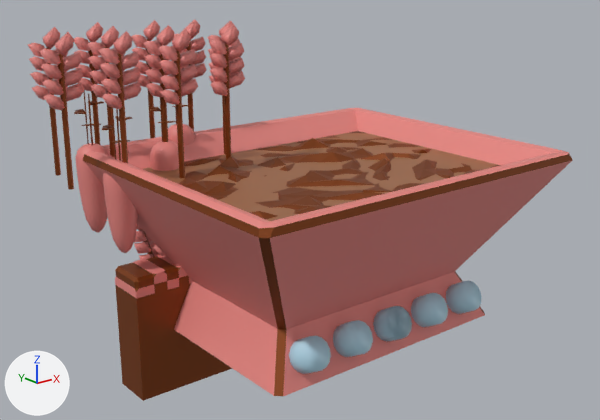
Two versions of the Blender file Assets/Models/Botany.blend, one commit apart.
Rendered twice from a 50 mm lens placed at (-1.81, -3.22, 1.63), pointed at (0.43, -0.43, 0.52). The axes (+X, +Y, +Z) are drawn at lower left. The lights are the same throughout.

Names of what the first picture shows: 'BotanyTray', 'BotanyTray_Use', 'Grow_Carrot', 'Grow_Wheat', 'Plant_Wheat', 'Seed Pack'.
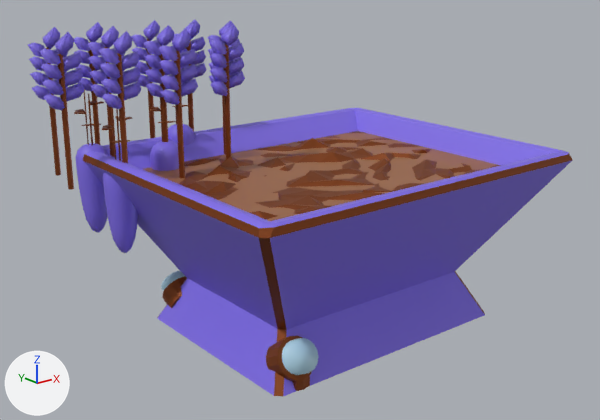
Pixel boxes [x1, y1, x2, y2] of what changed, in the pictures (600 x 420 px):
'BotanyTray', recoloured, reshaped (pink to blue): [83, 108, 572, 396] in both
'Grow_Wheat', recoloured (brown to blue): [28, 20, 245, 178] in both
'Seed Pack', hidden (brown): before [115, 255, 232, 401]
'Grow_Carrot', recoloured (brown to blue): [75, 89, 195, 253] in both
'BotanyTrayLight.001', added: after [161, 271, 319, 391]
    faces in mat_b_dirt1 (brown #85400d): [162, 276, 312, 391]
    faces in mat_b_tray (blue #b0d5e7): [161, 271, 319, 375]
'Plant_Wheat', hidden (brown): before [134, 224, 165, 260]
part 1 of me_cube_002, deleted (blue): before [289, 281, 482, 374]
part 2 of me_cube_002, deleted (blue): before [373, 306, 412, 342]
part 3 of me_cube_002, deleted: before [333, 293, 448, 357]

The edits, one by one:
Material 'B.Lights' (mat_b_lights) changes colour from pink #e78781 to blue #806de7; in linear values from (0.8, 0.243, 0.22) to (0.216, 0.154, 0.8).
me_cube_002 is used by ob_botanytray; location (0.5, -0.5, 0.0); rotation (1.571, 0.0, 0.0), in degrees (90, 0, 0).
me_cube_002 had 124 vertices, 73 faces and spanned x -0.846..0.069, y 0.006..0.797, z -0.708..0.0.
me_cube_002 now has 28 vertices, 19 faces and spans x -0.846..0.0, y 0.006..0.797, z -0.708..0.0.
me_cube_002 part 1: the loose piece of 32 vertices spanning x -0.519..-0.381, y 0.024..0.211, z -0.532..-0.345 is deleted.
me_cube_002 part 2: the loose piece of 32 vertices spanning x -0.069..0.069, y 0.024..0.211, z -0.532..-0.345 is deleted.
me_cube_002 part 3: the loose piece of 32 vertices spanning x -0.294..-0.156, y 0.024..0.211, z -0.532..-0.345 is deleted.
me_cube_002 part 4: the surface is now shaded flat.
me_cube_002 no longer uses material mat_b_tray (blue #b0d5e7).
me_cube is used by ob_seed_pack; location (0.0, -0.103, 0.0); rotation (1.571, 0.0, 0.0), in degrees (90, 0, 0).
me_cube had 47 vertices, 31 faces and spanned x 0.0..0.292, y -0.292..0.292, z 0.0..0.099.
me_cube now has 58 vertices, 39 faces and spans x 0.0..0.292, y -0.292..0.292, z 0.0..0.071.
me_cube part 5: 37 vertices removed from x 0.0..0.292, y -0.292..0.292, z 0.0..0.099; 48 vertices added at x 0.0..0.292, y -0.292..0.292, z 0.0..0.071.
Mesh me_cube_011 is new.
It has 70 vertices, 56 faces and spans x -0.588..-0.413, y 0.005..0.211, z -0.517..-0.32.
Faces by material slot: [17, 39].
It uses material mat_b_tray (blue #b0d5e7).
It uses material mat_b_dirt1 (brown #85400d).
Object 'Seed Pack' (ob_seed_pack) is now hidden.
Object 'Plant_Wheat' (ob_plant_wheat) is now hidden.
Object 'BotanyTrayLight.001' (ob_botanytraylight_001) is new; it shows me_cube_011.
Its location is (0.5, -0.5, 0.0).
Its rotation in degrees is (90, 0, 0).
It gains a MIRROR modifier named 'Mirror'.
Modifier setting: use_axis = (False, False, True).
